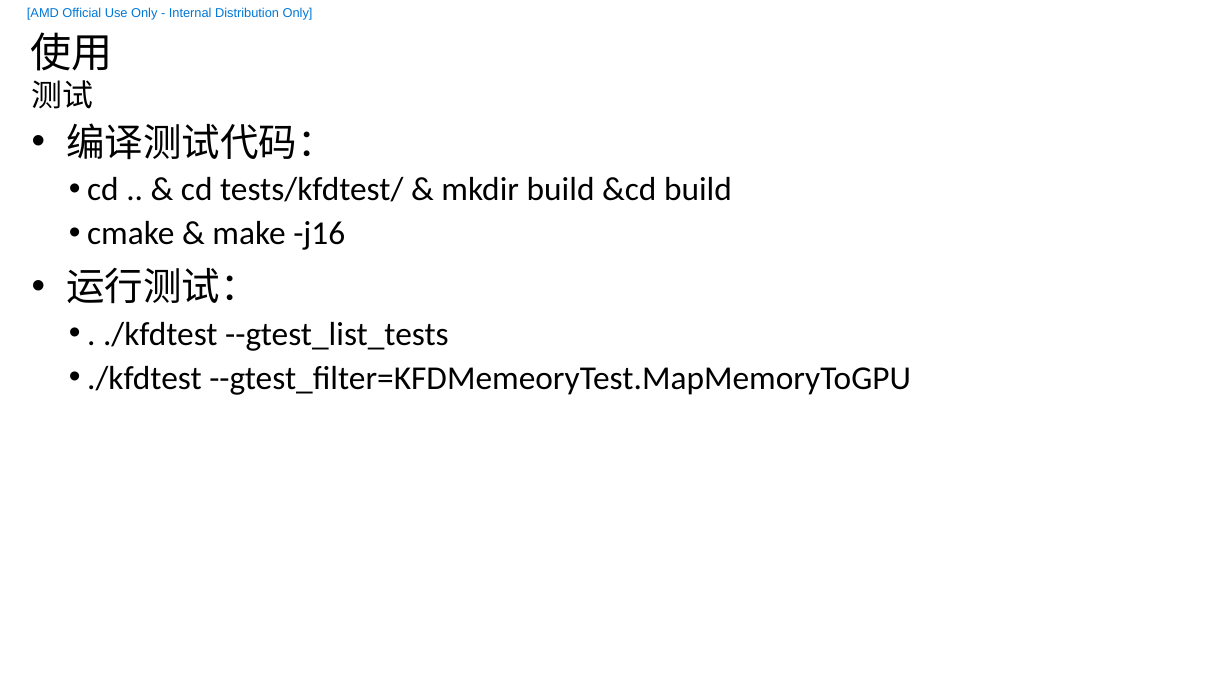
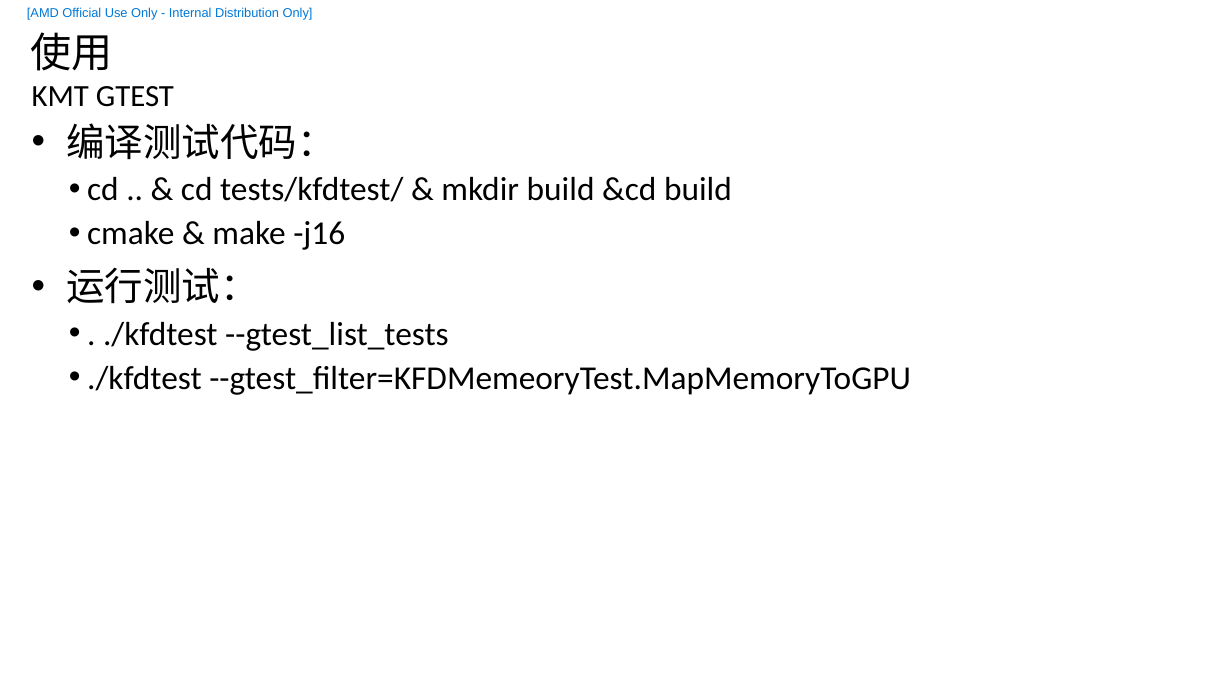
Before and after one commit to feifei14119/KmtHsaStudy, a slide deck: slide 5 of doc/HSA-KMT.pptx (slide 2 before the commit). Drawn at 1232x693 pixels with LibreOffice and Linux fonts; fonts in the diff are those of the drawing; background and template pictures are left out. Boxes give left, top, right and bottom in pixels: in the first picture for what was removed or moved away, otherwise in the second. Text is boxed around its words. In the diff, an @@ line names an element or a change of style, - is before the commit and + after.

```diff
--- a/doc/HSA-KMT.pptx
+++ b/doc/HSA-KMT.pptx
@@ text at bbox=[32, 86, 174, 107]: text changed @@
-测试
+KMT GTEST
```
Also in this commit, not shown: 12 other slides changed, 14 slides added, 2 slides removed, 22 other files.
